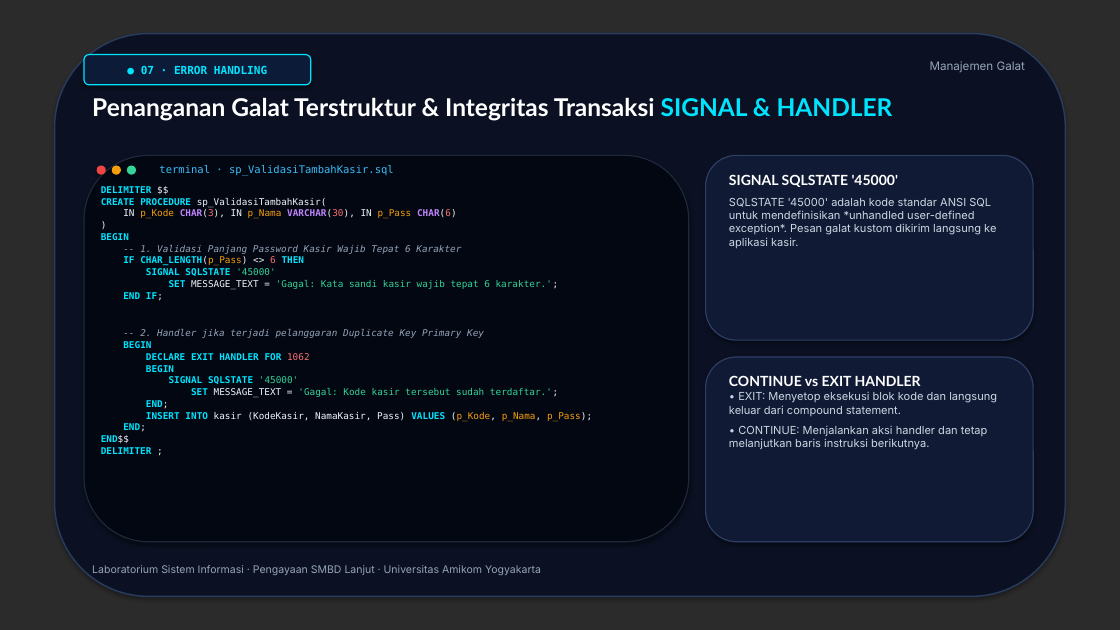
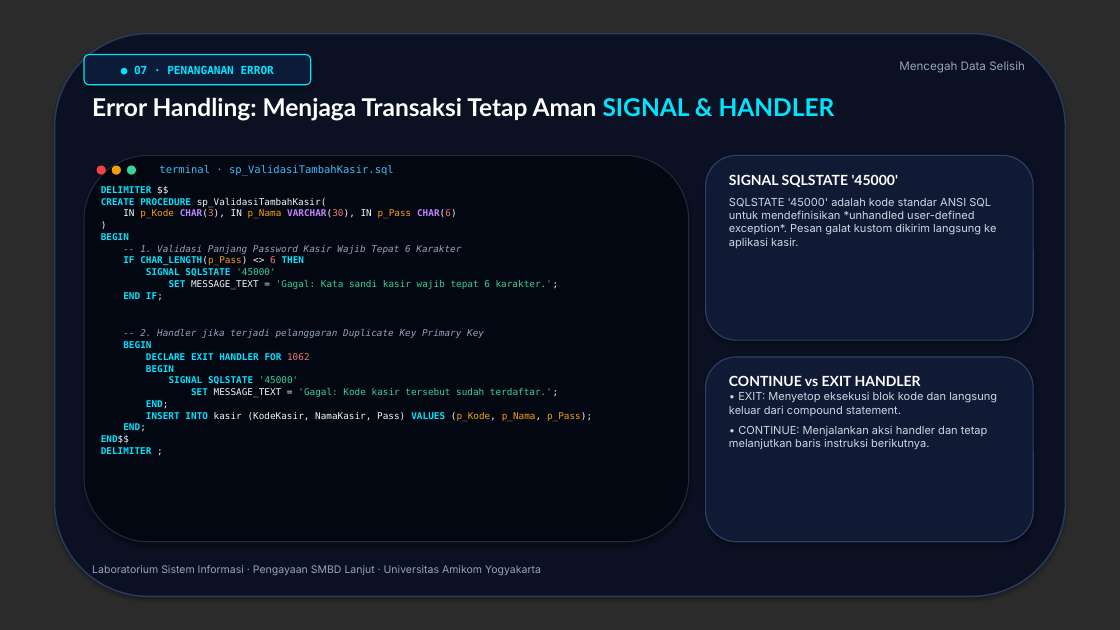
Before and after one commit to litelmurpi/smbdl-asprak, a slide deck: slide 8 of presentations/Materi_Pengayaan_Stored_Procedure_UDF_Cursor.pptx. Drawn at 1120x630 pixels with LibreOffice and Linux fonts; fonts in the diff are those of the drawing; background and template pictures are left out; a plain dark background stands for a picture behind light text. Boxes give left, top, right and bottom in pixels: in the first picture for what was removed or moved away, otherwise in the second. Text is boxed around its words. In the diff, an @@ line names an element or a change of style, - is before the commit and + after.

```diff
--- a/presentations/Materi_Pengayaan_Stored_Procedure_UDF_Cursor.pptx
+++ b/presentations/Materi_Pengayaan_Stored_Procedure_UDF_Cursor.pptx
@@ text in rounded rectangle at bbox=[134, 65, 274, 77]: text changed @@
-● 07 · ERROR HANDLING
+● 07 · PENANGANAN ERROR
@@ text at bbox=[899, 61, 1025, 73]: text changed @@
-Manajemen Galat
+Mencegah Data Selisih
@@ text at bbox=[92, 97, 835, 121]: text changed @@
-Penanganan Galat Terstruktur & Integritas Transaksi SIGNAL & HANDLER
+Error Handling: Menjaga Transaksi Tetap Aman SIGNAL & HANDLER
```
Also in this commit, not shown: 6 other slides changed, 11 other files.
